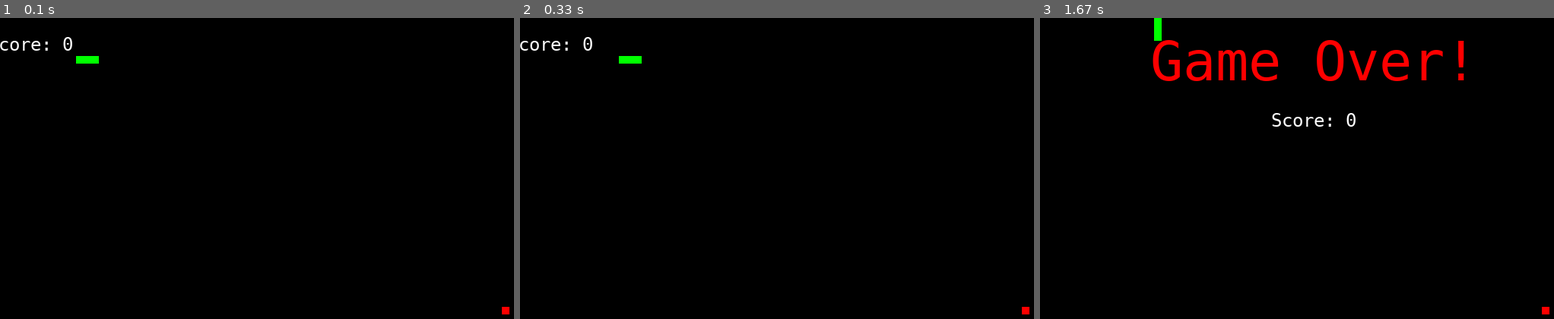
Above: before the commit, frames 1-3 (left to right).
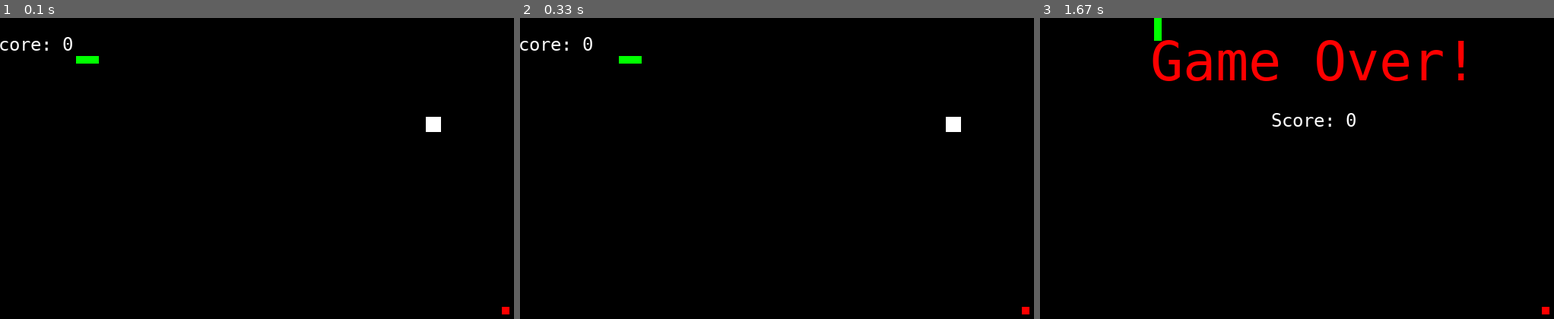
Above: after the commit, the same moments.

Repository: MersenneInteger/code_dump
Game: pygame game, started from pygame/snake/snakeGame.py
Same seed, same stepped clock (60 frames per second), same inputs: the game is played once before the commit and once after it.
Inputs:
- Up to frame 1 (0.1 s): no input
- Up to frame 2 (0.33 s): no input
- Up to frame 3 (1.67 s): tap W at 0.33 s

The runs differ from the first frame. In frame 1, 0.1% of the frame differs, in the area x 82-86%, y 32-38%; in frame 2, 0.1%; in frame 3, nothing differs.

Commit message:
added randomly spawning obstacles

Diff:
--- a/pygame/snake/snakeGame.py
+++ b/pygame/snake/snakeGame.py
@@ -29,6 +29,7 @@
 snakeBody = [[100,50],[90,50],[80,50]]
 foodPos = [random.randrange(1, 72)*10, random.randrange(1,46)*10]
 foodSpawn = True
+obstaclePos = [random.randrange(1, 60)*10, random.randrange(1, 46)*10]
 
 direction = 'RIGHT'
 newDirection = direction
@@ -102,7 +103,7 @@
 
 def changeSnakePos():
 
-    global snakePos, snakeBody, foodPos, foodSpawn, score, fpsTick, x, y
+    global snakePos, snakeBody, foodPos, foodSpawn, score, fpsTick, x, y, obstaclePos
 
     #snake body
     snakeBody.insert(x, list(snakePos))
@@ -110,6 +111,7 @@
         foodSpawn = False
         score += 10
         fpsTick += 1
+        spawnObstacles(1)
     else:
         snakeBody.pop()
     if not foodSpawn:
@@ -119,14 +121,28 @@
     for pos in snakeBody:
         pygame.draw.rect(gameDisplay,green,pygame.Rect(pos[x],pos[y],10,10))
     pygame.draw.rect(gameDisplay,red,pygame.Rect(foodPos[x],foodPos[y],10,10))
+
     if snakePos[x] >= 720 or snakePos[x] <= 0:
         gameOver()
     if snakePos[y] >= 460 or snakePos[y] <= 0:
         gameOver()
 
+    spawnObstacles()
     for pos in snakeBody[y:]:
         if snakePos[x] == pos and snakePos[y] == pos:
             gameOver()
+        if snakePos[x] == obstaclePos[x] and snakePos[y] == obstaclePos[y]:
+            gameOver()
+
+def spawnObstacles(spawnNew=0):
+
+    global x, y, foodPos, obstaclePos
+
+    if spawnNew:
+        obstaclePos = [random.randrange(1, 60)*10, random.randrange(1, 46)*10]
+        if obstaclePos[x] == foodPos[x] and obstaclePos[y] == foodPos[y]:
+            obstaclePos = [random.randrange(1, 60)*10, random.randrange(1, 46)*10]
+    pygame.draw.rect(gameDisplay,white,pygame.Rect(obstaclePos[x],obstaclePos[y],20,20))
 
 #main
 while 1:
